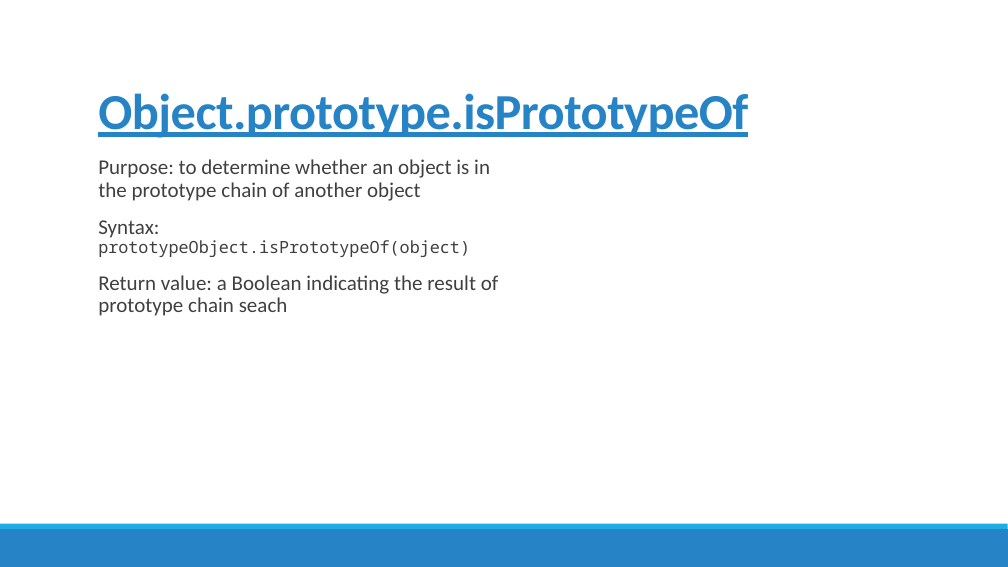
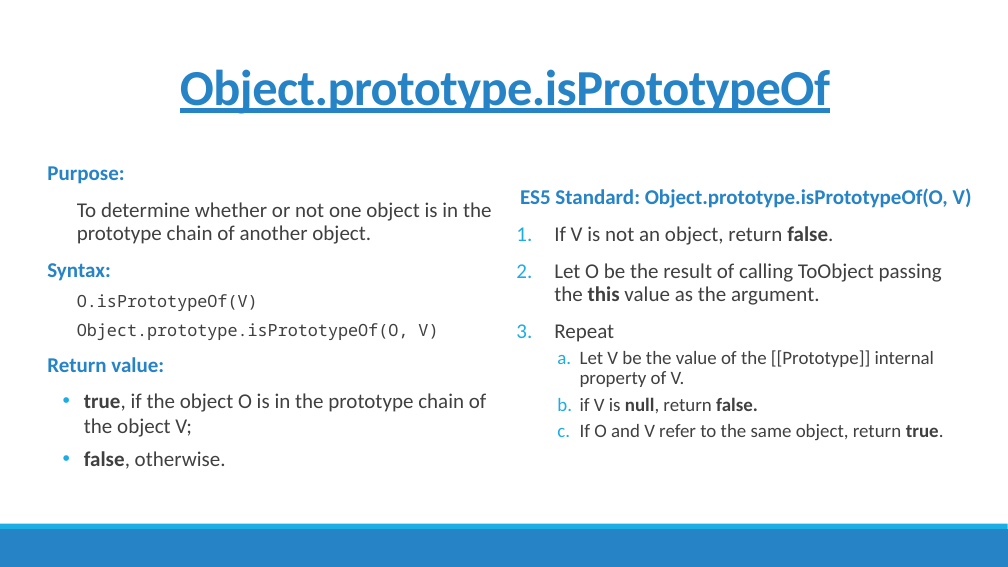
Before and after one commit to amqzhu/JSIL_report, a slide deck: slide 4 of presentation.pptx. Drawn at 1008x567 pixels with LibreOffice and Linux fonts; fonts in the diff are those of the drawing. Boxes give left, top, right and bottom in pixels: in the first picture for what was removed or moved away, otherwise in the second. Text is boxed around its words. In the diff, an @@ line names an element or a change of style, - is before the commit and + after.

```diff
--- a/presentation.pptx
+++ b/presentation.pptx
@@ title "Object.prototype.isPrototypeOf" moved from (x1=98, y1=93, x2=748, y2=138) to (x1=180, y1=69, x2=830, y2=114) @@
@@ title "Object.prototype.isPrototypeOf" at (x1=180, y1=69, x2=830, y2=114): alignment left to centre @@
@@ text at (x1=47, y1=166, x2=492, y2=469): text changed @@
-  Purpose: to determine whether an object is in the prototype chain of another object
-  Syntax: prototypeObject.isPrototypeOf(object)
-  Return value: a Boolean indicating the result of prototype chain seach
+  Purpose:
+  To determine whether or not one object is in the prototype chain of another object.
+  Syntax:
+  O.isPrototypeOf(V)
+  Object.prototype.isPrototypeOf(O, V)
+  Return value:
+• true, if the object O is in the prototype chain of the object V;
+• false, otherwise.
@@ text added at (x1=520, y1=188, x2=972, y2=440), 20 pt, text #404040 @@
+ES5 Standard: Object.prototype.isPrototypeOf(O, V)
+1. If V is not an object, return false.
+2. Let O be the result of calling ToObject passing the this value as the argument.
+3. Repeat
+  a. Let V be the value of the [[Prototype]] internal property of V.
+  b. if V is null, return false.
+  c. If O and V refer to the same object, return true.
```
Also in this commit, not shown: 7 other slides changed, 1 slide added, 1 slide removed, 1 other file.
